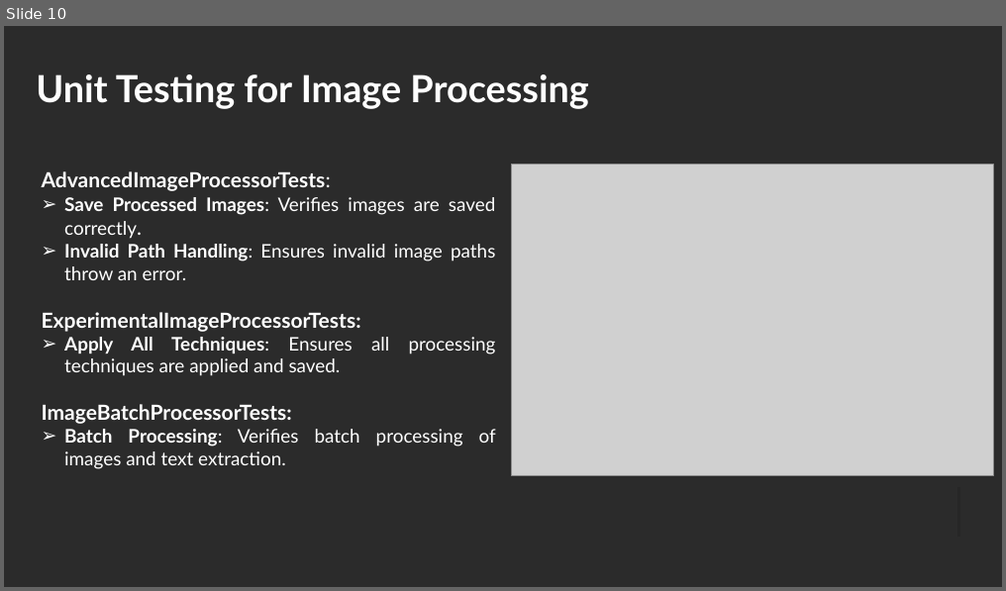
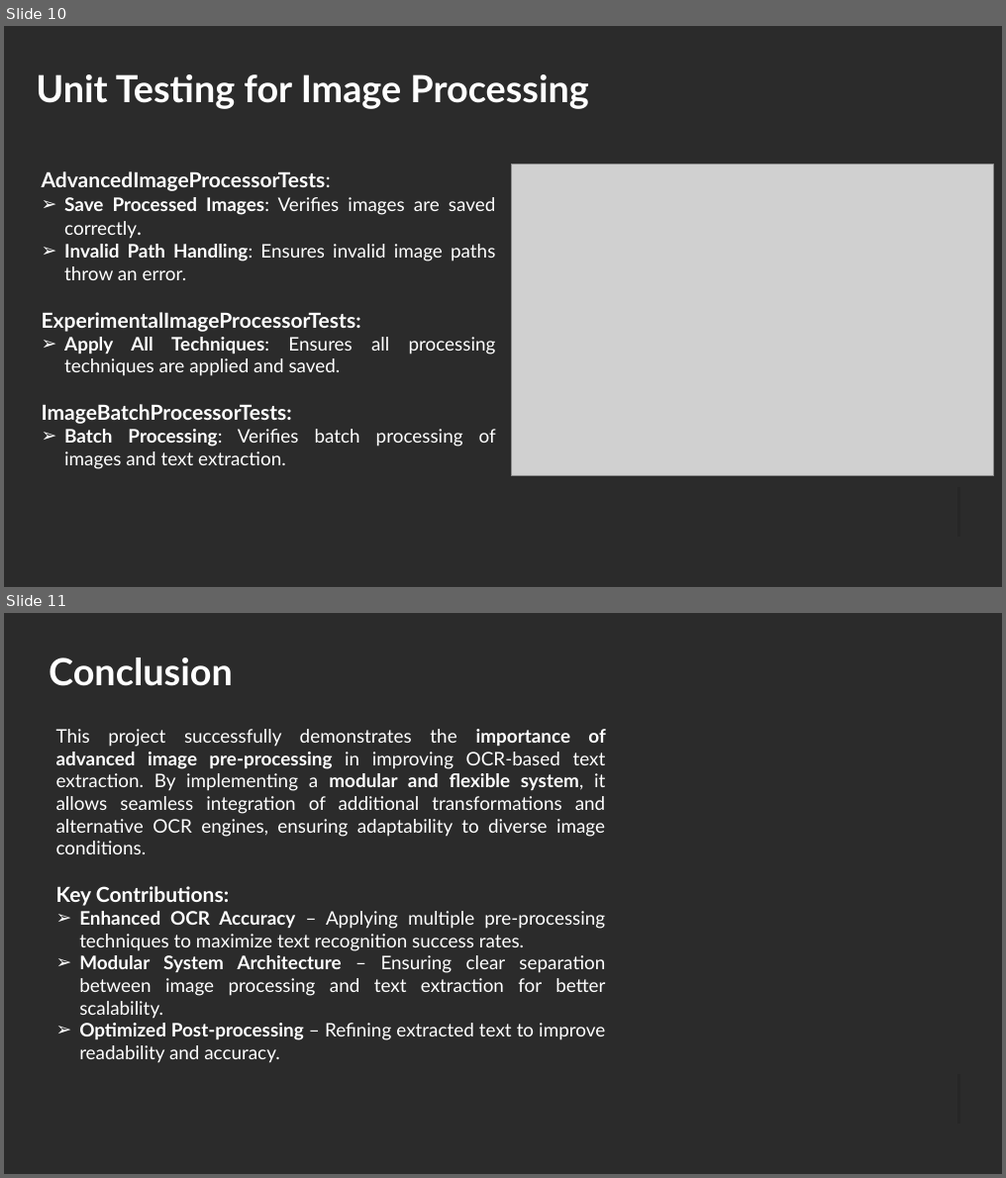
Before and after one commit to FizaAkra/neocortexapi-Fusion_Coders, a slide deck: source/MySEProject/Documentation/Fusion_CodersPPT.pptx. Shown one above the other, each under a label of ours: slide 10 before the commit, slides 10 and 11 after it. The pictures are 1006x591 and 1006x1178 pixels, drawn with LibreOffice and Linux fonts; fonts in the diff are those of the drawing; grey boxes stand for pictures; background and template pictures are left out; a plain dark background stands for a picture behind light text. Boxes give left, top, right and bottom in pixels: in the first picture for what was removed or moved away, otherwise in the second. Text is boxed around its words. In the diff, an @@ line names an element or a change of style, - is before the commit and + after.

Commit message:
Final PPT

```diff
--- a/source/MySEProject/Documentation/Fusion_CodersPPT.pptx
+++ b/source/MySEProject/Documentation/Fusion_CodersPPT.pptx
@@ slide 11 added at (4,613,1002,1174), background picture (left out); not listed: 2 template elements that a slide beside it also shows @@
@@ text added at (49,658,233,686), 36 pt, text #FFFFFF, bold @@
+Conclusion
@@ text added at (56,729,606,1063), 18 pt, text #FFFFFF @@
+This project successfully demonstrates the importance of advanced image pre-processing in improving OCR-based text extraction. By implementing a modular and flexible system, it allows seamless integration of additional transformations and alternative OCR engines, ensuring adaptability to diverse image conditions.
+Key Contributions:
+➢ Enhanced OCR Accuracy – Applying multiple pre-processing techniques to maximize text recognition success rates.
+➢ Modular System Architecture – Ensuring clear separation between image processing and text extraction for better scalability.
+➢ Optimized Post-processing – Refining extracted text to improve readability and accuracy.
```
Also in this commit, not shown: 1 other slide added, 1 slide removed.
